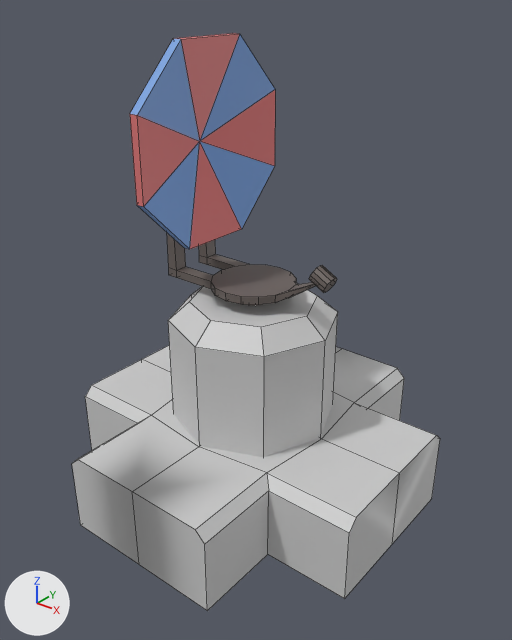
The FBX model UnstableTowers/Assets/Models/LaserTower.fbx: old version first, new version second.
Camera for both pictures: a camera (50 mm lens) standing at (2.31, -2.87, 2.89) and looking at (0.06, -0.06, 1.15). The axes (+X, +Y, +Z) are drawn at lower left. The lights are the same throughout. Mesh edges are drawn as thin lines. Where no turn or scale is listed for an object, it has been applied to the vertices.

Script lines for the objects in view, before the commit:
```python
me_cylinder = bpy.data.meshes.new('Cylinder')
me_cylinder.from_pydata(...)  # 24 vertices, 18 faces; spans x -0.491..0.491, y -0.491..0.491, z -0.491..0.295
me_cylinder.materials.append(mat_concrete)  # light grey #cdcdcd
me_cylinder_001 = bpy.data.meshes.new('Cylinder.001')
me_cylinder_001.from_pydata(...)  # 144 vertices, 125 faces; spans x -0.011..1.021, y -0.526..0.552, z -1.131..0.362
# faces by material slot: [16, 12, 97]
me_cylinder_001.materials.append(mat_red)  # pink #e07878
me_cylinder_001.materials.append(mat_blue)  # blue #78a2e0
me_cylinder_001.materials.append(mat_steel)  # dark grey #69605c
me_plane_001 = bpy.data.meshes.new('Plane.001')
me_plane_001.from_pydata(...)  # 54 vertices, 44 faces; spans x -1.0..1.0, y -1.0..1.0, z 0.0..0.5
me_plane_001.materials.append(mat_concrete)  # light grey #cdcdcd
ob_laserdish = bpy.data.objects.new('LaserDish', me_cylinder_001)
ob_laserdish.location = (-0.493, -0.014, 2.255)
ob_lasertowerbase = bpy.data.objects.new('LaserTowerBase', me_cylinder)
ob_lasertowerbase.location = (0.0, 0.0, 0.945)
ob_towerbase = bpy.data.objects.new('TowerBase', me_plane_001)
ob_towerbase.location = (0.0, 0.0, 0.0)
```
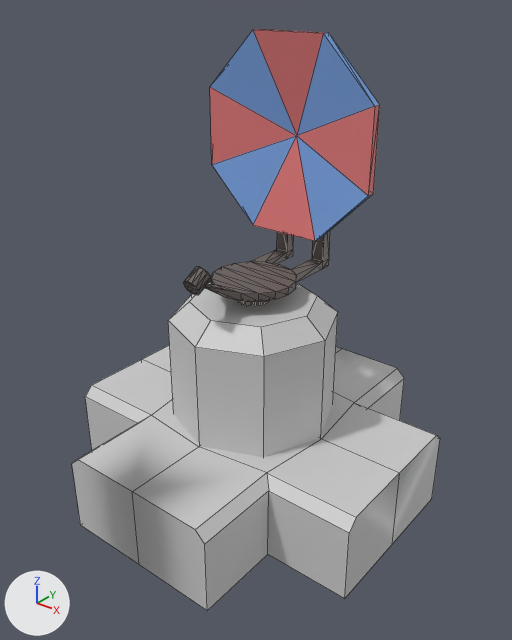
Boxes (x1, y1, x2, y2) around the edits, measured in the pictures (512 x 640 px):
'LaserDish', reshaped, moved: before (130, 33, 337, 306); after (183, 29, 380, 306)
part 1 of me_cylinder_001, deleted: before (167, 233, 315, 306)
part 2 of me_cylinder_001, deleted: before (309, 265, 337, 293)
part 3 of me_cylinder_001, built on: before (130, 33, 275, 249); after (183, 29, 380, 306)

The change, as a list of edits to the scene's bpy script:
```text
Change me_cylinder_001:
    used by ob_laserdish; location = (-0.493, -0.014, 2.255)
    remove me_cylinder_001.from_pydata(...)  # 144 vertices, 125 faces; spans x -0.011..1.021, y -0.526..0.552, z -1.131..0.362
    add me_cylinder_001.from_pydata(...)  # 144 vertices, 262 faces; spans x -0.54..0.538, y -0.528..0.504, z -0.081..1.412
    me_cylinder_001 part 1: the loose piece of 102 vertices spanning x -0.011..0.93, y -0.227..0.254, z -1.131..-0.439 is deleted
    me_cylinder_001 part 2: the loose piece of 24 vertices spanning x 0.882..1.021, y -0.037..0.066, z -0.845..-0.706 is deleted
    me_cylinder_001 part 3
    18 vertices are removed from x 0.062..0.222, y -0.526..0.552, z -0.716..0.362
    24 faces are deleted
    89 vertices are added at x -0.54..0.538, y -0.528..0.504, z -0.081..1.412
    23 new vertices lie (0.0, 0.0, 0.045) away from vertices in x -0.241..0.241, y -0.222..0.504, z 0.105
    16 new vertices lie (0.0, 0.0, 0.186) away from vertices in x -0.093..0.093, y -0.093..0.093, z -0.081
    8 new vertices lie (0.0, 0.09, 0.049) away from vertices in x -0.051..0.052, y -0.528..-0.479, z 0.205..0.295
    8 new vertices lie (0.0, 0.051, 0.0) away from vertices in x -0.54..0.538, y 0.271, z 0.334..1.412
    24 new faces join them, mat_red (pink #e07878)
    16 new faces join them, mat_blue (blue #78a2e0)
    222 new faces join them, mat_steel (dark grey #69605c)
Change ob_laserdish:
    ob_laserdish.location: (-0.493, -0.014, 2.255) -> (0.0, 0.0, 1.225)
```
